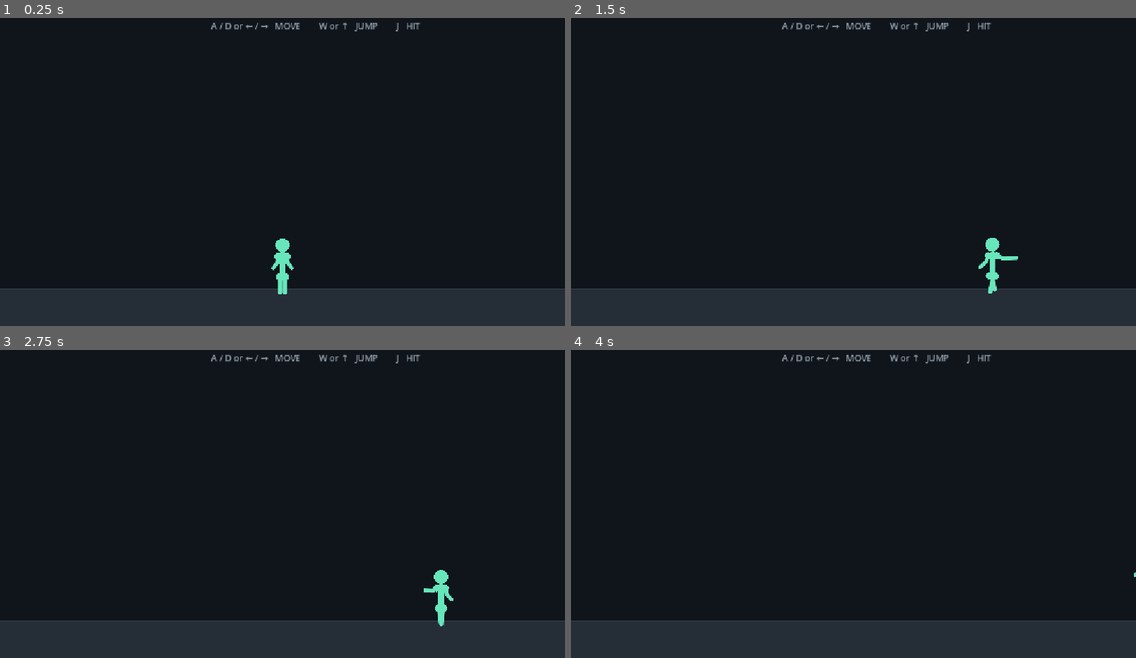
Above: before the commit, frames 1-4 (two rows, left to right).
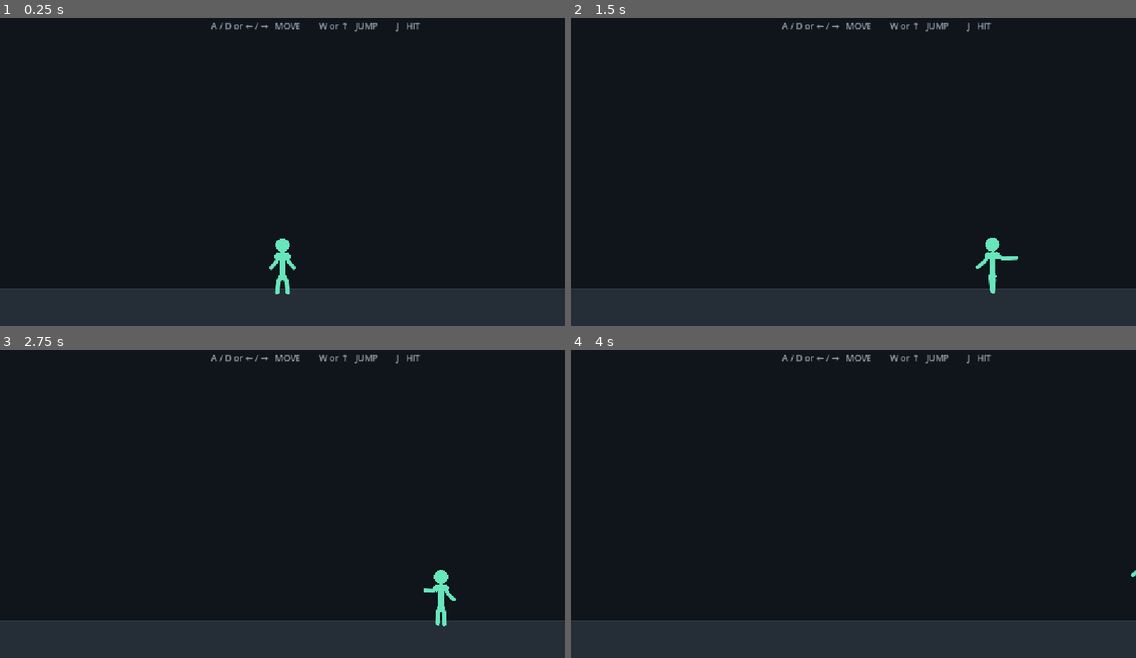
Above: after the commit, the same moments.

Repository: divanburke/ShadowSwap
Game: Godot game, scene res://main.tscn
The game is run twice, just before and just after one commit, with the same random seed, the same clock (stepped at 60 frames per second) and the same inputs.
Inputs:
- Up to frame 1 (0.25 s): no input
- Up to frame 2 (1.5 s): tap Enter at 0.5 s; hold J 0.53-1.28 s; hold D from 0.53 s (still down); tap W at 0.77 s; tap J at 1.35 s
- Up to frame 3 (2.75 s): tap W at 1.52 s; release D at 2.03 s; hold A from 2.03 s (still down); hold J from 2.03 s (still down)
- Up to frame 4 (4 s): release A at 2.78 s; release J at 2.78 s; hold D from 2.78 s (still down); tap J at 2.85 s; tap W at 3.02, 3.77 s; hold J from 3.53 s (still down)

The runs differ from the first frame. In frame 1, 0.2% of the frame differs, in the area x 47-53%, y 78-90%; in frame 2, less than 0.1%; in frame 3, 0.1%; in frame 4, less than 0.1%.

Commit message:
Center shoulder and hip pivots on fighter body axis

Diff:
--- a/scripts/fighter.gd
+++ b/scripts/fighter.gd
@@ -187,22 +187,22 @@
 
 	# Knees move less than the feet, producing a natural bent-leg gait.
 	var left_knee = Vector2(
-		-5.0 + stride * 0.48,
+		-8.0 + stride * 0.48,
 		24.0 - left_lift
 	)
 
 	var right_knee = Vector2(
-		5.0 + opposite_stride * 0.48,
+		8.0 + opposite_stride * 0.48,
 		24.0 - right_lift
 	)
 
 	var left_foot = Vector2(
-		-5.0 + stride,
+		-11.0 + stride,
 		49.0 - left_lift
 	)
 
 	var right_foot = Vector2(
-		5.0 + opposite_stride,
+		11.0 + opposite_stride,
 		49.0 - right_lift
 	)
 
@@ -210,22 +210,22 @@
 	var arm_stride = stride * 0.72
 
 	var left_elbow = Vector2(
-		-10.0 - arm_stride * 0.45,
+		-13.0 - arm_stride * 0.45,
 		-13.0
 	)
 
 	var right_elbow = Vector2(
-		10.0 + arm_stride * 0.45,
+		13.0 + arm_stride * 0.45,
 		-13.0
 	)
 
 	var left_hand = Vector2(
-		-19.0 - arm_stride,
+		-24.0 - arm_stride,
 		-1.0
 	)
 
 	var right_hand = Vector2(
-		19.0 + arm_stride,
+		24.0 + arm_stride,
 		-1.0
 	)
 
@@ -275,10 +275,10 @@
 			return right_hand + Vector2(0.0, body_bob)
 
 		"left_hip":
-			return Vector2(-5.0, 16.0 + body_bob)
+			return Vector2(0.0, 16.0 + body_bob)
 
 		"right_hip":
-			return Vector2(5.0, 16.0 + body_bob)
+			return Vector2(0.0, 16.0 + body_bob)
 
 		"left_knee":
 			return left_knee + Vector2(0.0, body_bob)
